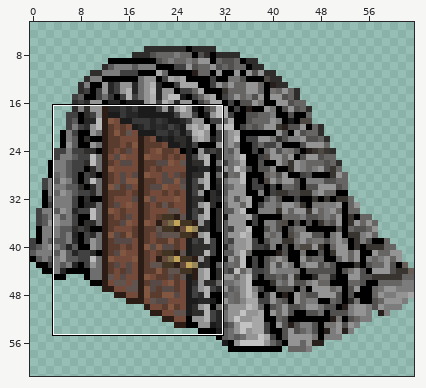
One commit to this pixel-art sprite: Assets/Sprites/goldCave1.png. Above: a wide view before the commit, with the close-up outlined.
Close-up. First the earlier version:
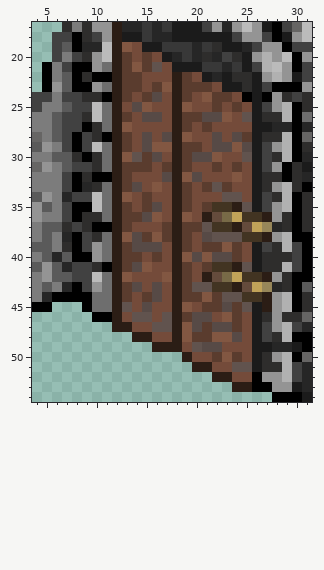
The file is 64x64 pixels. Pixels under 10% opacity are left out. Colours within 5 levels of each other are drawn and written as one. Shown: x 4..31, y 17..54. The wide view leaves out empty margins.
After the commit:
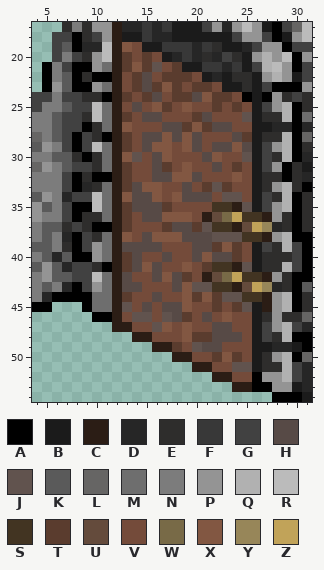
Palette (. is transparent): A #000000  B #1b1b1b  C #2b1d15  D #262626  E #2e2d2c  F #383838  G #414141  H #574a46  J #61534e  K #5a5a5a  L #666564  M #6e6e6e  N #7c7c7c  P #949494  Q #b1b1b1  R #bbbbbb  S #423422  T #5a3c2e  U #644b3c  V #744b3a  W #786a47  X #825742  Y #978659  Z #c1a359
Edits made:
@@ x 11..26 @@
 20 RCTVTVBDFDEDGEBP
-21 MCTXTJVBBBFFDFBG
-22 ACTTVVVCTVBDBEEB
-23 MCTTVTXCTTTVBBEB
-24 ACTVTHVCTVXTTVAB
-25 MCVHXVVCXVVTVTVB
-26 MCTVHHVCTTHHXVJB
-27 MCXVVVVCTVTVVVVB
-28 ACTVHVHCXVVHVHTB
-29 MCTVHXXCTTVHHXHB
-30 MCXJTHVCTHHXVVJB
-31 MCTTTVTCTVVTVTVB
-32 ACTVVVHCXHVVVXVB
-33 MCTHVXVCTVTJTVVB
-34 MCXVTVVCTVVVJJVB
-35 MCTVTHVCTVTSSCJB
-36 MCTTHXVCXVCUWZSS
-37 ACTVVVTCTTJSSCUZ
-38 MCXHTXTCTVHJJJSS
-39 MCTHHHVCTVTTXTVB
-40 MCTTVTVCXHXHHTVB
-41 ACTHXVVCTVTSSCJB
-42 MCXVVVXCTVCUWZSS
-43 MCTHVHVCTJJSSCUZ
-44 MCTVTHVCTTXTJJSS
-45 MCJVHVVCXVTTHTJB
-46 ACVJJVJCTHHVXTVB
-47 .CCVVJJCXHTHHTVB
-48 ...CCVVCXTTXXHVB
-49 .....CCCVJHHVVVB
-50 ........CVVTXTVB
+21 MCTXTJVTBBFFDFBG
+22 ACVTHVTTTVBDBEEB
+23 MCVTHTXTVTTVBBEB
+24 ACTVTHVTTHXTTVAB
+25 MCVHVXTVXVVTVTVB
+26 MCTVHHVVVTHVVVJB
+27 MCXVVVHHTXTHHVVB
+28 ACTVHHXHXHVVVHTB
+29 MCTVHXXVXHVHHXHB
+30 MCXJVHXVVVHXVVJB
+31 MCTVVHTVXVVHVTVB
+32 ACTVVHHXXHVVVXVB
+33 MCTHXXVVHVTJTVVB
+34 MCXHHXVXHHHVJJVB
+35 MCTHHHTVVVVSSCJB
+36 MCTVHHXXXVCUWZSS
+37 ACTVVVTHHTJSSCUZ
+38 MCXVHXXXHHHJJJSS
+39 MCHHHHVVVHHTXTVB
+40 MCTHVVHVVHXHHTVB
+41 ACTHXHVVXVTSSCJB
+42 MCHVVHXHTVCUWZSS
+43 MCHHVVVHXJJSSCUZ
+44 MCTVVHVVXTXTJJSS
+45 MCJVHVHHXVVTVTJB
+46 ACVJJVJHTVHVXVVB
+47 .CCVVJXVXVVHHVVB
+48 ...CCVVVXTTHHHVB
+49 .....CCTVJHHVVVB
+50 .......CCVVTXTVB
 51 .........CCVVJJB
Pixel boxes of the changes (left, top, right, bottom) in both close-ups:
changed: (122, 62, 242, 362)
